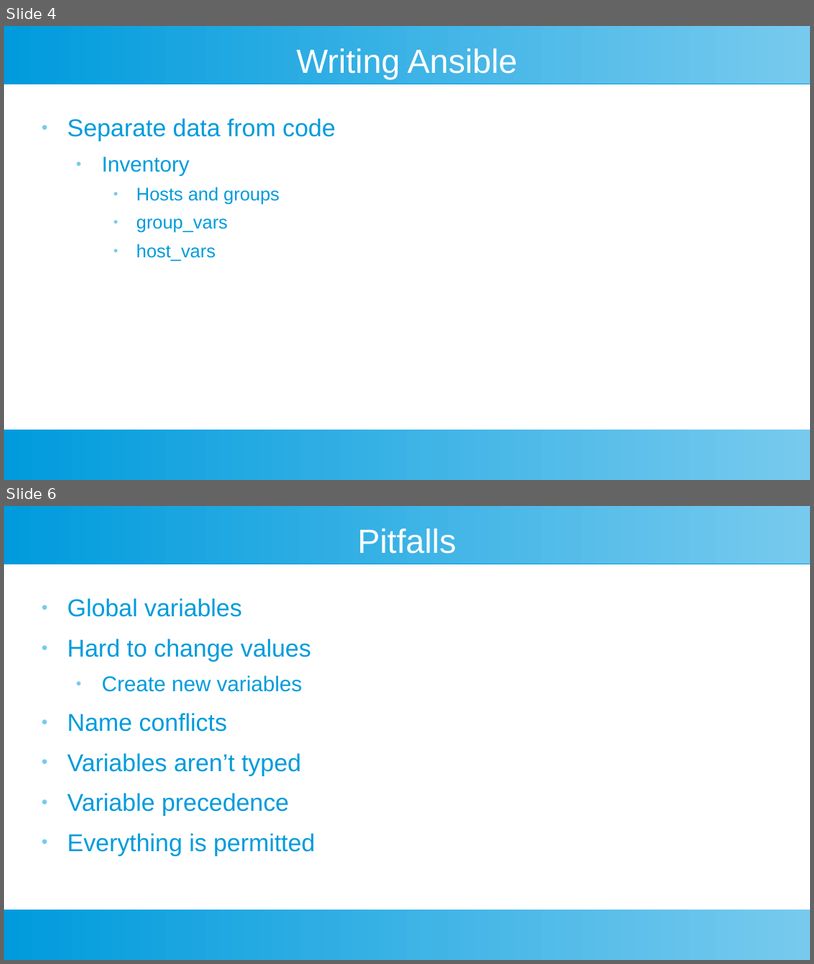
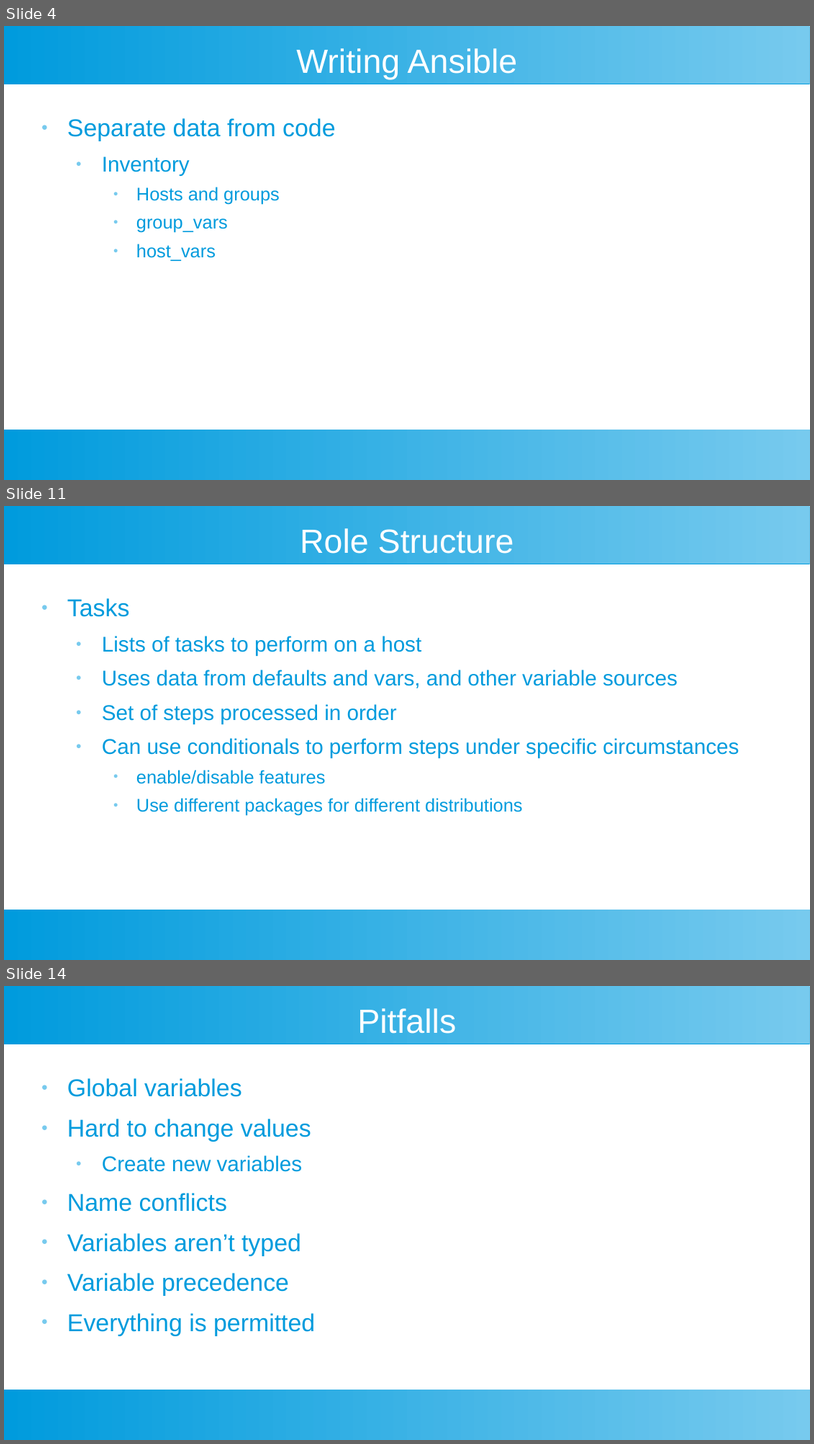
Before and after one commit to riffraff169/ansible-training, a slide deck: docs/ansible-slides.pptx. Shown one above the other, each under a label of ours: slides 4 and 6 before the commit, slides 4, 11 and 14 after it; the slides between them are not shown. The pictures are 814x964 and 814x1444 pixels, drawn with LibreOffice and Linux fonts; fonts in the diff are those of the drawing. Boxes give left, top, right and bottom in pixels: in the first picture for what was removed or moved away, otherwise in the second. Text is boxed around its words. In the diff, an @@ line names an element or a change of style, - is before the commit and + after.

```diff
--- a/docs/ansible-slides.pptx
+++ b/docs/ansible-slides.pptx
@@ slide 11 added at [4,506,810,960], background #FFFFFF; not listed: 2 template elements that a slide beside it also shows @@
@@ text added at [300,528,514,554], 33 pt, text #FFFFFF @@
+Role Structure
@@ text added at [67,598,739,816], 21 pt, text #009BDD @@
+● Tasks
+  ● Lists of tasks to perform on a host
+  ● Uses data from defaults and vars, and other variable sources
+  ● Set of steps processed in order
+  ● Can use conditionals to perform steps under specific circumstances
+    ● enable/disable features
+    ● Use different packages for different distributions
@@ what was slide 6 is now slide 14 @@
```
Also in this commit, not shown: 1 slide changed, 8 other slides added, 1 other file.
